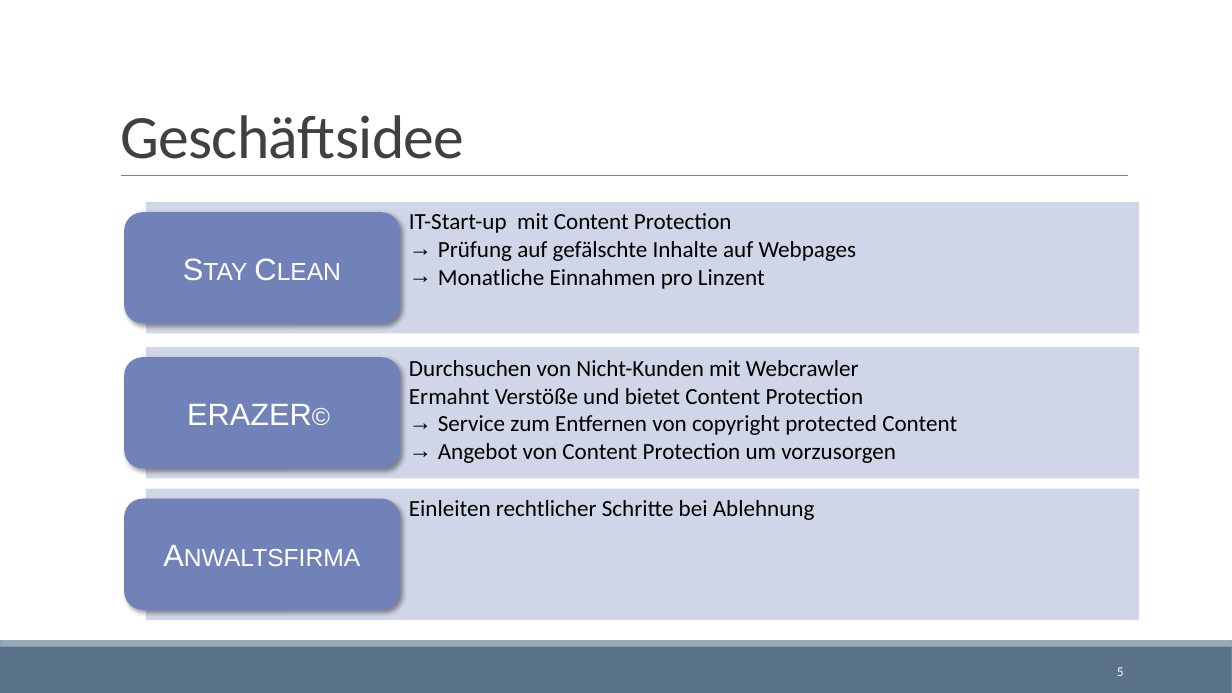
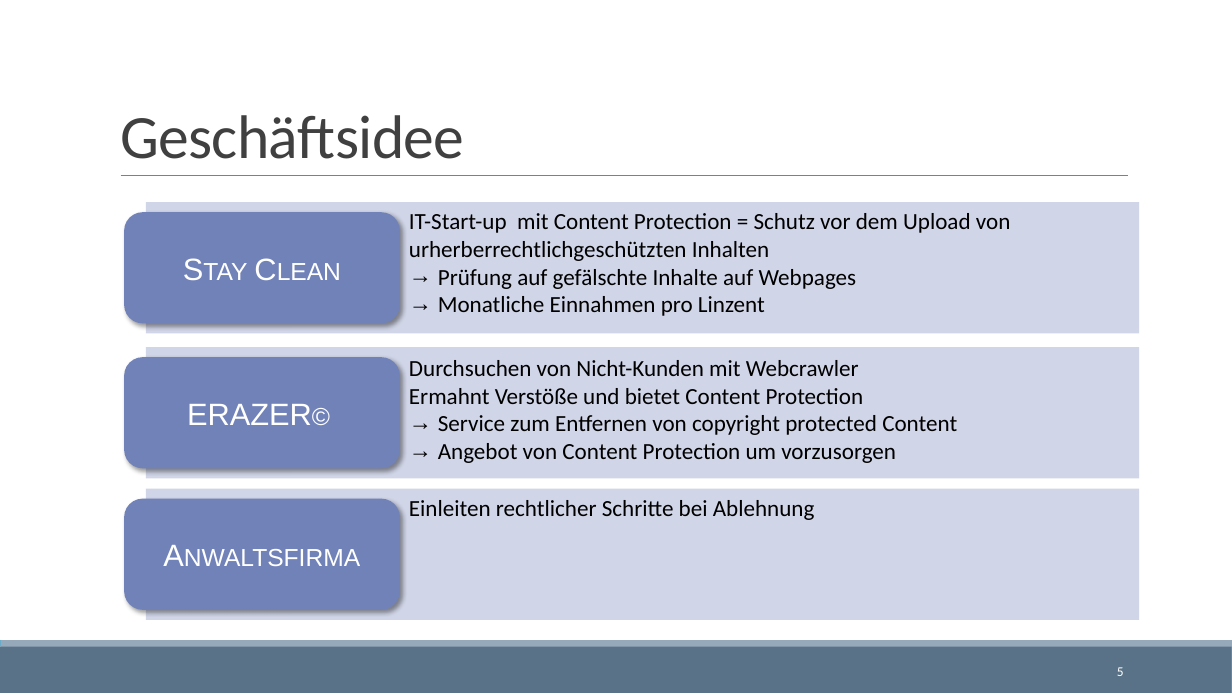
Before and after one commit to einsStudent/theMillionDollarProject, a slide deck: slide 5 of Geschäftsmodell/190628Project_Presentation.pptx. Drawn at 1232x693 pixels with LibreOffice and Linux fonts; fonts in the diff are those of the drawing. Boxes give left, top, right and bottom in pixels: in the first picture for what was removed or moved away, otherwise in the second. Text is boxed around its words. In the diff, an @@ line names an element or a change of style, - is before the commit and + after.

```diff
--- a/Geschäftsmodell/190628Project_Presentation.pptx
+++ b/Geschäftsmodell/190628Project_Presentation.pptx
@@ text at (x1=409, y1=213, x2=1011, y2=261): text changed @@
-IT-Start-up mit Content Protection
+IT-Start-up mit Content Protection = Schutz vor dem Upload von urherberrechtlichgeschützten Inhalten
```
Also in this commit, not shown: 2 other slides changed.
